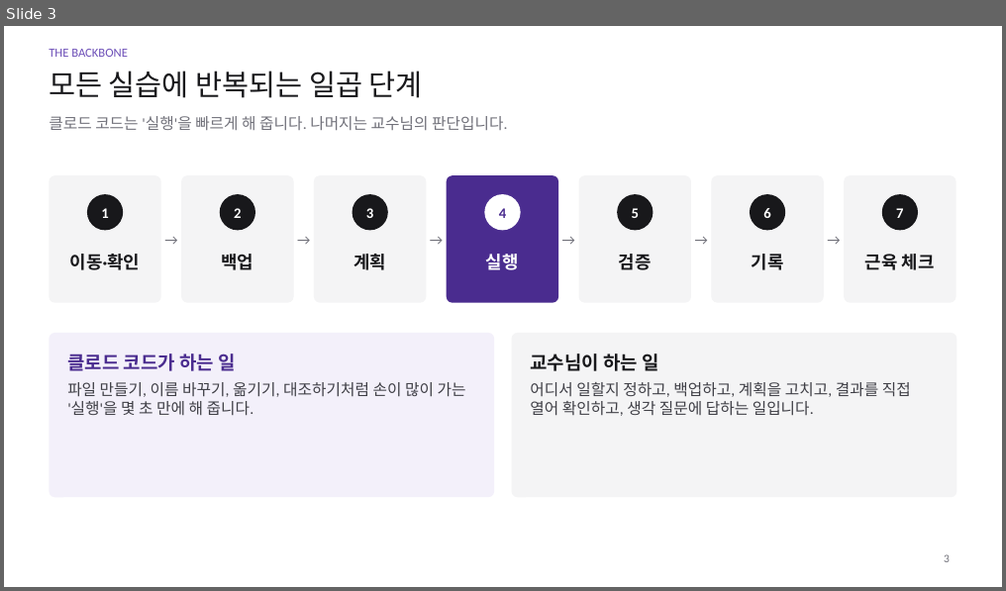
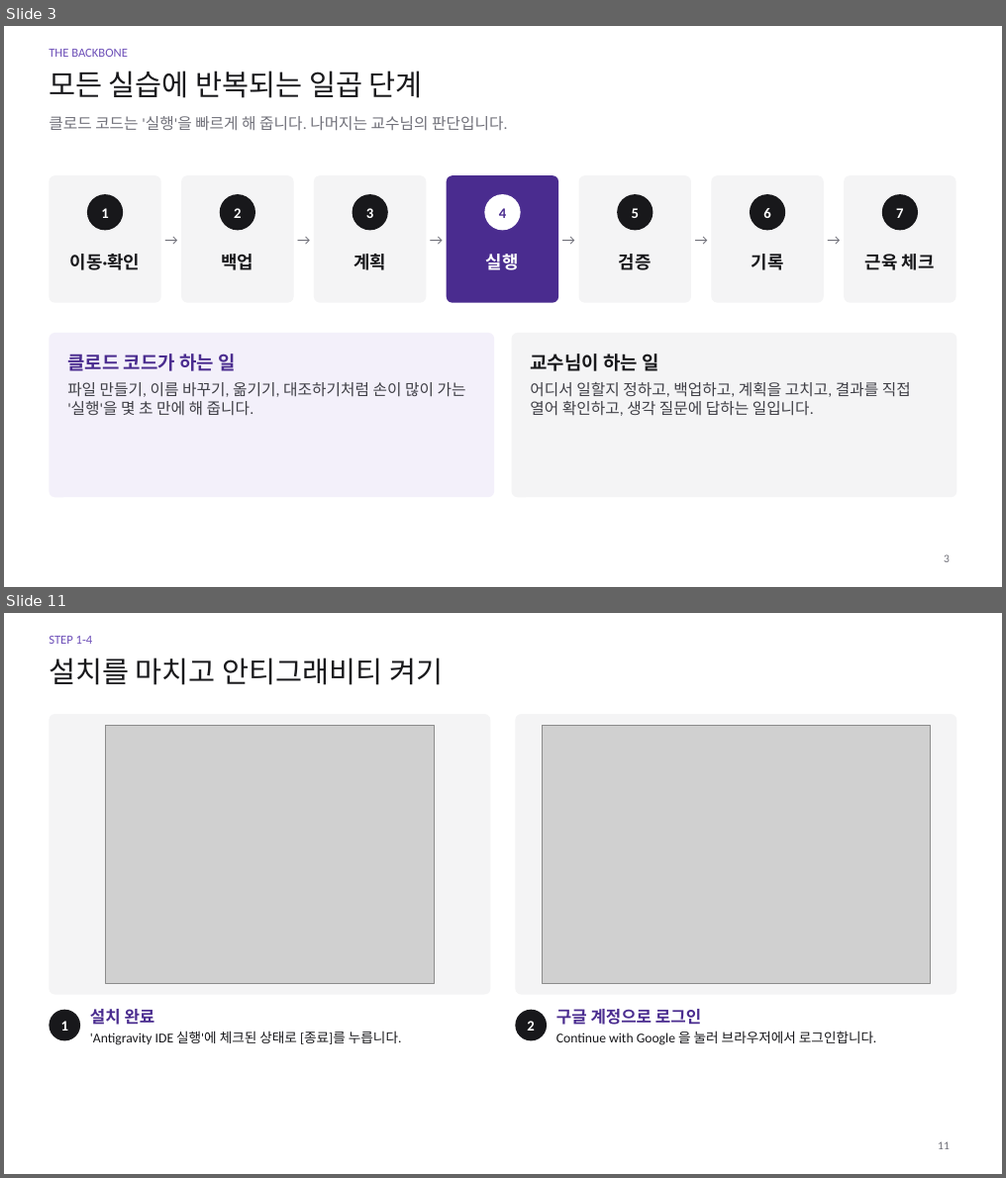
Before and after one commit to philosophyAIEDU/261107philosophy2, a slide deck: instructor/slides/클로드코드_실습실_진행슬라이드.pptx. Shown one above the other, each under a label of ours: slide 3 before the commit, slides 3 and 11 after it; the slides between them are not shown. The pictures are 1006x591 and 1006x1178 pixels, drawn with LibreOffice and Linux fonts; fonts in the diff are those of the drawing; grey boxes stand for pictures. Boxes give left, top, right and bottom in pixels: in the first picture for what was removed or moved away, otherwise in the second. Text is boxed around its words. In the diff, an @@ line names an element or a change of style, - is before the commit and + after.

```diff
--- a/instructor/slides/클로드코드_실습실_진행슬라이드.pptx
+++ b/instructor/slides/클로드코드_실습실_진행슬라이드.pptx
@@ slide 11 added at [4, 613, 1002, 1174], background #FFFFFF @@
@@ text added at [49, 636, 93, 644], 12 pt, text #6D4FB8 @@
+STEP 1-4
@@ title added at [49, 658, 443, 685], 28 pt, text #18181B @@
+설치를 마치고 안티그래비티 켜기
@@ rounded rectangle added at [49, 714, 491, 995], fill #F4F4F5 @@
@@ picture added at [105, 725, 435, 983] @@
@@ rounded rectangle added at [515, 714, 957, 995], fill #F4F4F5 @@
@@ picture added at [543, 725, 931, 983] @@
@@ ellipse added at [49, 1010, 80, 1042], fill #18181B @@
@@ text added at [61, 1021, 68, 1031], 14 pt, text #FFFFFF, bold @@
+1
@@ text added at [90, 1009, 402, 1046], 13 pt, text #18181B @@
+설치 완료
+'Antigravity IDE 실행'에 체크된 상태로 [종료]를 누릅니다.
@@ ellipse added at [515, 1010, 547, 1042], fill #18181B @@
@@ text added at [527, 1021, 534, 1031], 14 pt, text #FFFFFF, bold @@
+2
@@ text added at [556, 1009, 876, 1046], 13 pt, text #18181B @@
+구글 계정으로 로그인
+Continue with Google 을 눌러 브라우저에서 로그인합니다.
@@ page number added at [938, 1142, 949, 1150], 11 pt, text #71717A @@
+11
```
Also in this commit, not shown: 5 slides changed, 11 other slides added, 2 slides removed.
